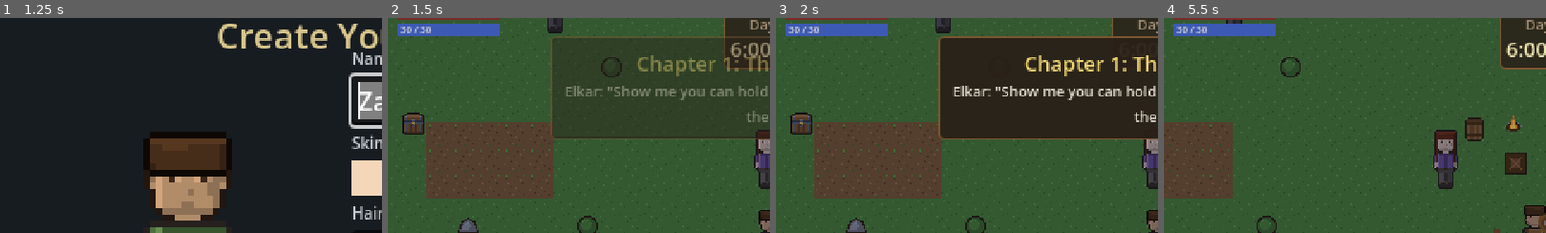
Above: before the commit, frames 1-4 (left to right).
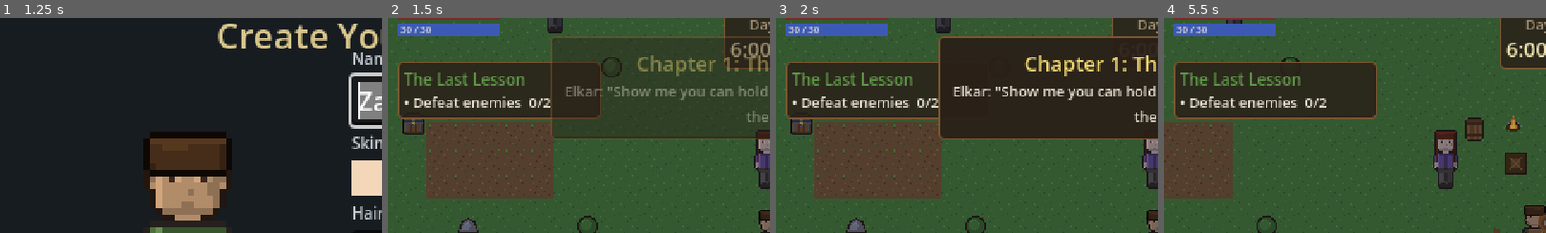
Above: after the commit, the same moments.

Repository: Brinko7/teramor-test
Game: Godot game, scene res://scenes/ui/main_menu.tscn
Two runs of this game, one before a commit and one after it. Both use one fixed random seed, a clock stepped at 60 frames per second and the inputs below.
Inputs (mouse positions are % of the whole screen's width and height, from its top left):
- Up to frame 1 (1.25 s): click "New Game" at 0.5 s
- Up to frame 2 (1.5 s): click "Begin" at 1.25 s
- Up to frame 3 (2 s): no input
- Up to frame 4 (5.5 s): tap Enter at 2, 5 s; move the mouse to (72, 45) at 2.02 s; hold D (move_right) 2.03-2.75 s; tap Space (attack) at 2.1, 3.5 s; click (72, 45) at 2.17 s; drag from (30, 55) to (3, 32) at 2.77 s; move the mouse to (60, 28) at 3.52 s; hold D (move_right) 3.53-4.25 s; hold Right mouse button (attack_secondary) 3.53-4.25 s; drag from (45, 70) to (3, 38) at 4.27 s; move the mouse to (80, 65) at 5.02 s; hold A (move_left) from 5.03 s (still down); hold E (interact) from 5.03 s (still down)
The pictures show only the part of the screen within x 0-50%, y 5-55%; the shares and areas given below are measured in that part.

Frame 1 is identical in both runs. In frame 2, 13% of the frame differs, in the area x 2-56%, y 20-48%; in frame 3, 10%; in frame 4, 14%.
Error before the commit: Parse Error: Value of type "Quest.Objective" cannot be assigned to a variable of type "QuestObjective.Kind". (res://scripts/quest.gd:57)

Commit message:
Fix parser error: int-cast enum in Quest.get_objectives
GDScript treats Quest.Objective and QuestObjective.Kind as distinct named
types and rejects a direct enum-to-enum assignment, which broke quest.gd at
parse time and cascaded into every script referencing the Quest class (~14
errors). Convert through int() (int -> enum is allowed) so the legacy
single-objective fallback compiles.

Co-Authored-By: Claude Opus 4.8 (1M context) <noreply@anthropic.com>
Claude-Session: https://claude.ai/code/session_013ziApoXGKzsL6KowtibCME

Diff:
--- a/scripts/quest.gd
+++ b/scripts/quest.gd
@@ -54,7 +54,9 @@
 		return objectives
 	var o := QuestObjective.new()
 	# Objective and QuestObjective.Kind share the same int values (KILL/COLLECT/STORY).
-	o.kind = objective
+	# Convert through int: GDScript treats the two named enums as distinct types and
+	# rejects a direct enum-to-enum assignment, but int -> enum is allowed.
+	o.kind = int(objective)
 	o.target_id = target_id
 	o.required_count = required_count
 	return [o]
